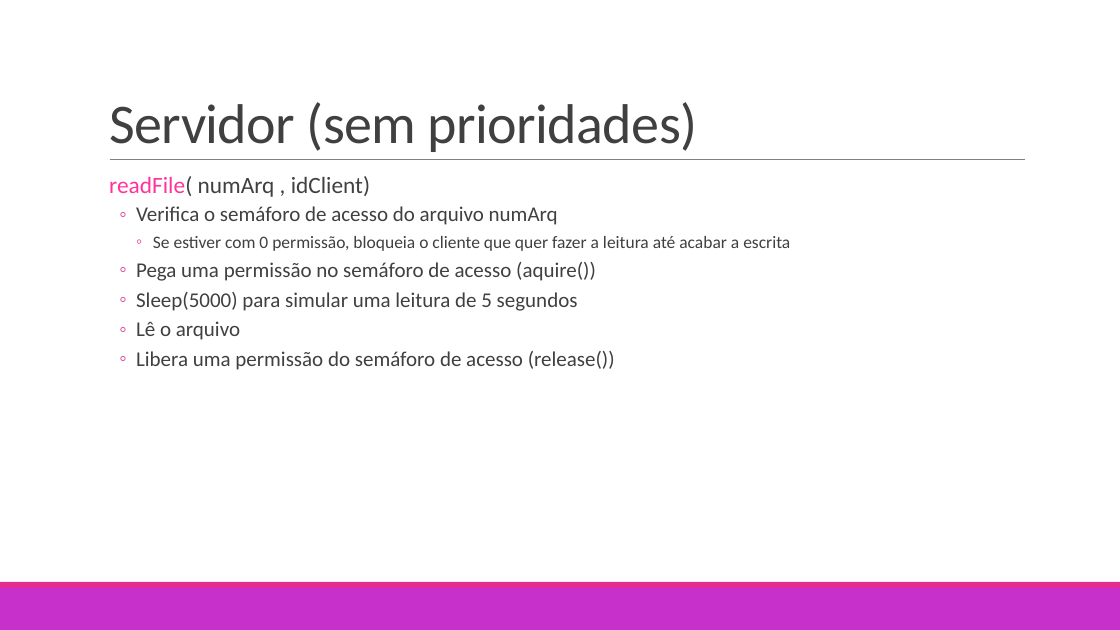
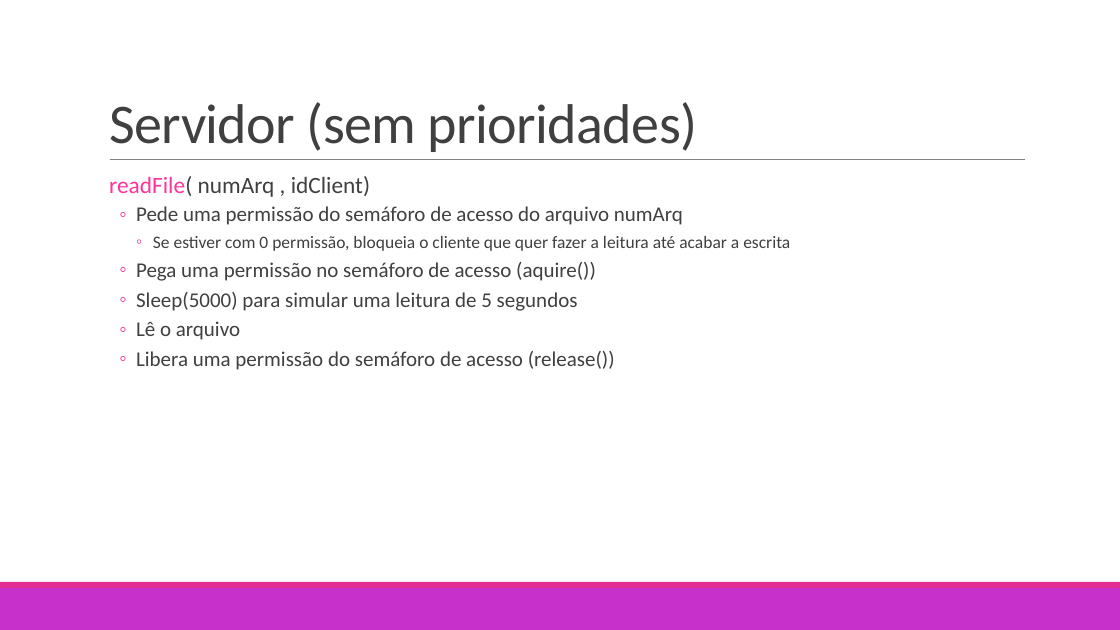
Before and after one commit to ddszb/SD_RMI, a slide deck: slide 4 of RMI.pptx. Drawn at 1120x630 pixels with LibreOffice and Linux fonts; fonts in the diff are those of the drawing. Boxes give left, top, right and bottom in pixels: in the first picture for what was removed or moved away, otherwise in the second. Text is boxed around its words. In the diff, an @@ line names an element or a change of style, - is before the commit and + after.

```diff
--- a/RMI.pptx
+++ b/RMI.pptx
@@ text at <box>136,206,683,225</box>: text changed @@
-  ◦ Verifica o semáforo de acesso do arquivo numArq
+  ◦ Pede uma permissão do semáforo de acesso do arquivo numArq
```
Also in this commit, not shown: 1 other slide changed, 1 other file.
